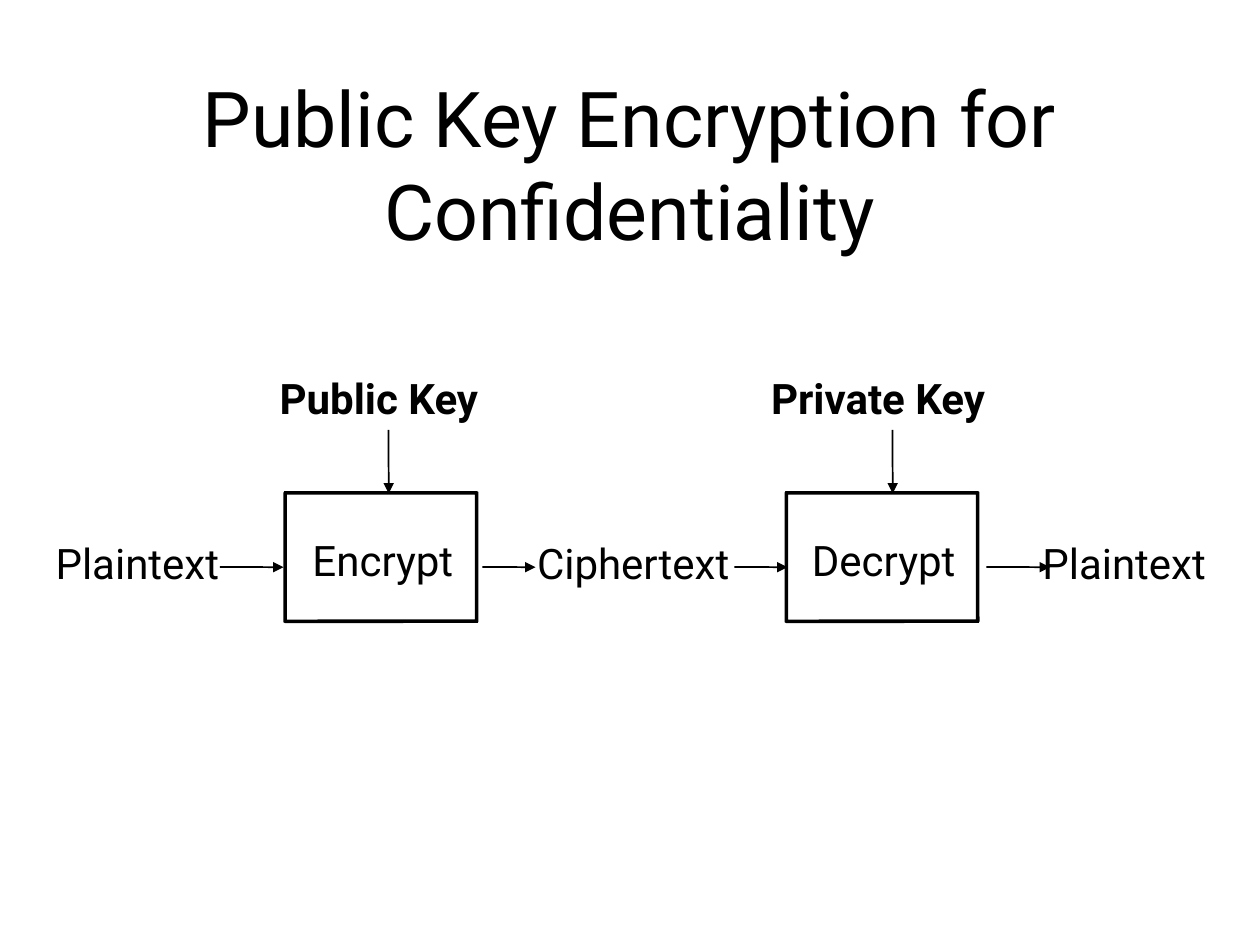
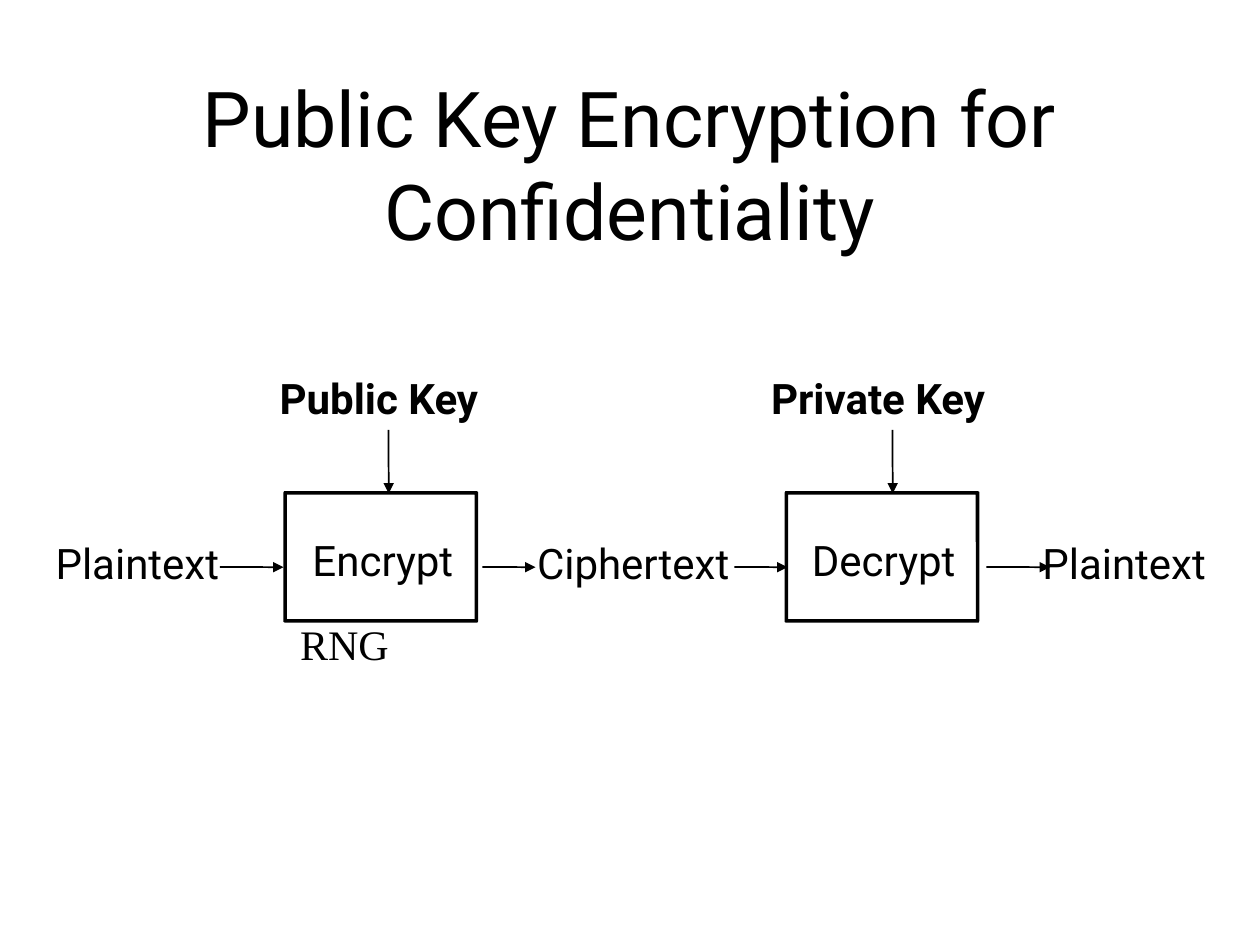
Before and after one commit to sftcd/cs7053, a slide deck: slide 25 of 2016lectures/03-crypto.ppt. Drawn at 1260x945 pixels with LibreOffice and Linux fonts; fonts in the diff are those of the drawing. Boxes give left, top, right and bottom in pixels: in the first picture for what was removed or moved away, otherwise in the second. Text is boxed around its words. In the diff, an @@ line names an element or a change of style, - is before the commit and + after.

Commit message:
added rng to pk slide

```diff
--- a/2016lectures/03-crypto.ppt
+++ b/2016lectures/03-crypto.ppt
@@ text added at <box>300,632,389,661</box>, 24 pt, text #000000 @@
+RNG
```
Also in this commit, not shown: 66 other slides changed, 1 other file.
